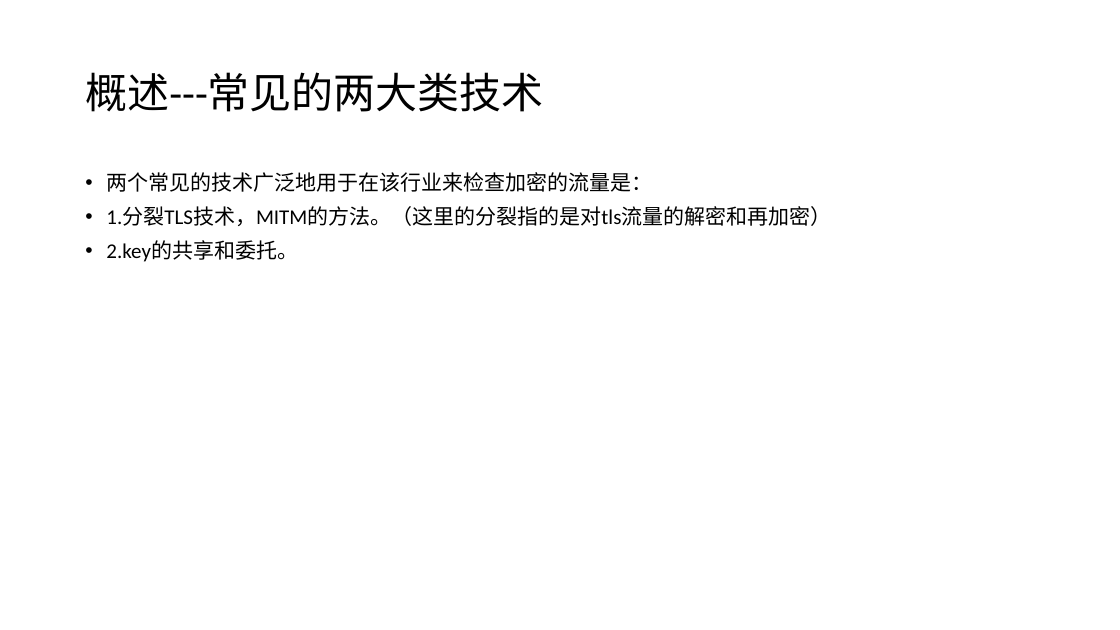
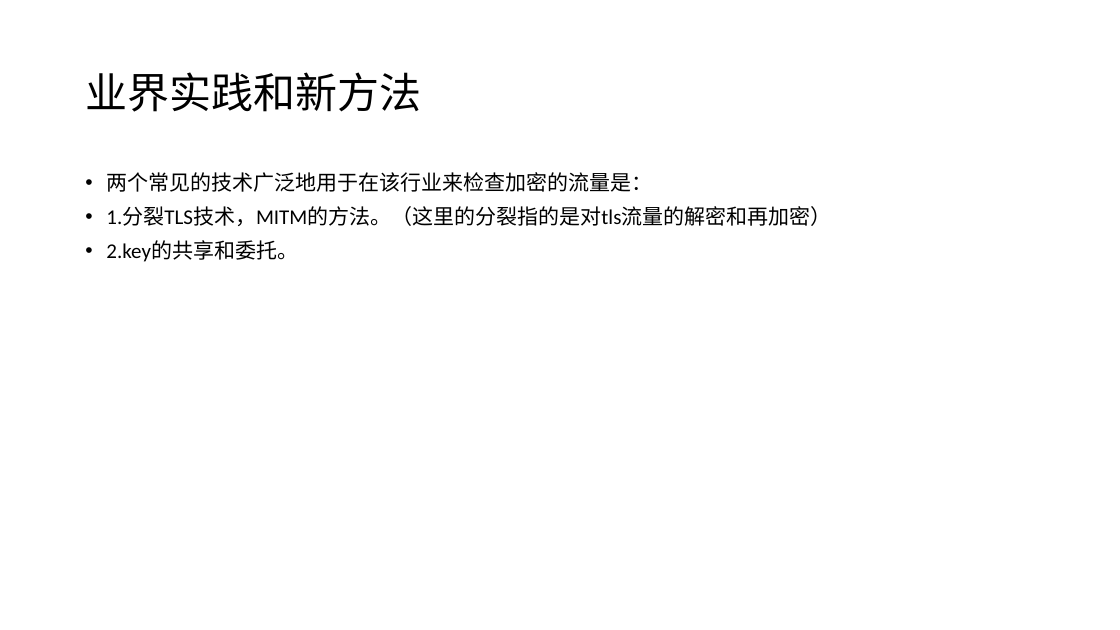
Before and after one commit to mikami-yua/security_papers, a slide deck: slide 4 of 深度包检测.pptx (slide 12 before the commit). Drawn at 1120x630 pixels with LibreOffice and Linux fonts; fonts in the diff are those of the drawing. Boxes give left, top, right and bottom in pixels: in the first picture for what was removed or moved away, otherwise in the second. Text is boxed around its words. In the diff, an @@ line names an element or a change of style, - is before the commit and + after.

```diff
--- a/深度包检测.pptx
+++ b/深度包检测.pptx
@@ title at [85, 72, 421, 112]: text changed @@
-概述---常见的两大类技术
+业界实践和新方法
```
Also in this commit, not shown: 32 other slides changed, 9 slides added, 8 slides removed, 19 other files.
